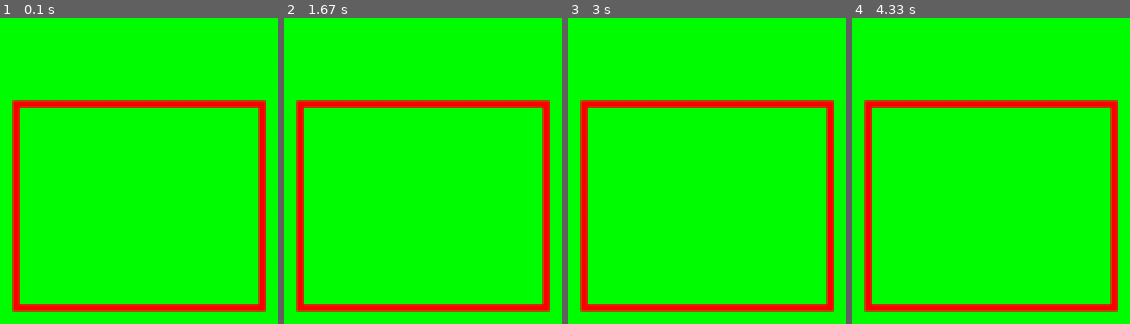
Above: before the commit, frames 1-4 (left to right).
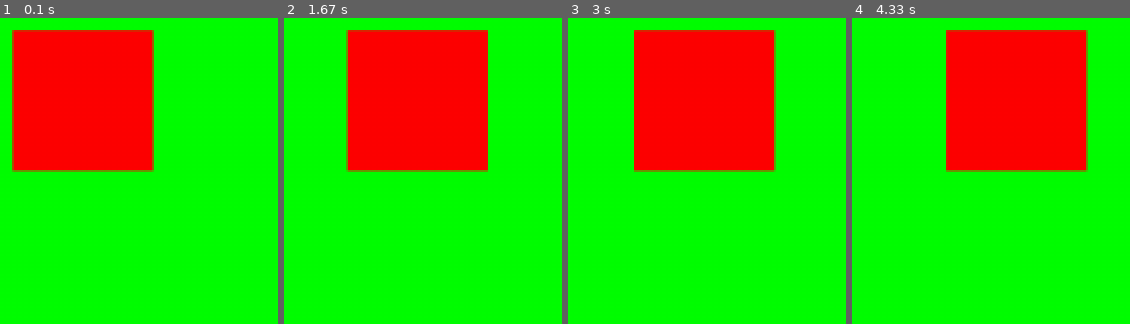
Above: after the commit, the same moments.

Repository: mochinekoo/PyGame_Template
Game: pygame game, started from main.py
Same seed, same stepped clock (60 frames per second), same inputs: the game is played once before the commit and once after it.
Inputs:
- Up to frame 1 (0.1 s): no input
- Up to frame 2 (1.67 s): hold Right 0.33-0.8 s; hold Right 0.83-1.3 s; hold Left from 1.33 s (still down)
- Up to frame 3 (3 s): release Left at 1.87 s; hold Left 1.9-2.3 s; hold Right 2.33-2.97 s
- Up to frame 4 (4.33 s): hold Left 3-3.47 s; hold Right 3.5-3.97 s; hold Right from 4 s (still down)

The runs differ from the first frame. In frame 1, 29% of the frame differs, in the area x 4-96%, y 3-97%; in frame 2, 30%; in frame 3, 30%; in frame 4, 30%.

Commit message:
[add] オブジェクトを追加しました

Diff:
--- a/Manager/SceneManager.py
+++ b/Manager/SceneManager.py
@@ -7,10 +7,10 @@
     sceneMap: dict[str, BaseScene] = {
         "RootScene": RootScene()
     }
-    currentScene: BaseScene = sceneMap["RootScene"]
+    currentScene: BaseScene = None
 
     def __init__(self):
-        pass
+        self.changeScene("RootScene")
 
     def __new__(cls):
         if cls.instance is None:
@@ -30,3 +30,4 @@
         scene = self.sceneMap.get(sceneName)
         if scene is not None:
             self.currentScene = scene
+            self.currentScene.init()
--- /dev/null
+++ b/Object/BaseObject.py
@@ -0,0 +1,24 @@
+from abc import ABC, abstractmethod
+
+class BaseObject(ABC):
+
+    objectName: str = None
+
+    def __init__(self, objectName: str):
+        self.objectName = objectName
+
+    @abstractmethod
+    def init(self):
+        pass
+
+    @abstractmethod
+    def update(self):
+        pass
+
+    @abstractmethod
+    def draw(self):
+        pass
+
+    @abstractmethod
+    def release(self):
+        pass
--- /dev/null
+++ b/Object/TestObject.py
@@ -0,0 +1,34 @@
+import pygame.draw
+from pygame import Rect
+from pygame.constants import K_RIGHT, K_LEFT
+from pygame.math import Vector2
+
+from Object.BaseObject import BaseObject
+from Scene.BaseScene import BaseScene
+from abc import ABC, abstractmethod
+
+class TestObject(BaseObject):
+
+    def __init__(self):
+        super().__init__("TestObject")
+        global location, vector
+        location = Vector2(100, 50)
+        vector = Vector2(1, 0)
+
+    def init(self):
+        pass
+
+    def update(self):
+        keys = pygame.key.get_pressed()
+        if keys[K_LEFT]:
+            location.x -= 1
+        if keys[K_RIGHT]:
+            location.x += 1
+
+
+    def draw(self):
+        screen = pygame.display.get_surface()
+        pygame.draw.rect(screen,(255,0,0), pygame.Rect(location.x, location.y, 100, 100))
+
+    def release(self):
+        pass
--- a/Scene/RootScene.py
+++ b/Scene/RootScene.py
@@ -1,22 +1,26 @@
 import pygame.draw
 
+from Object.TestObject import TestObject
 from Scene.BaseScene import BaseScene
 from abc import ABC, abstractmethod
 
 class RootScene(BaseScene):
 
+    testObj: TestObject = None
+
     def __init__(self):
         super().__init__("RootScene")
 
     def init(self):
-        pass
+        self.testObj = TestObject()
+        self.testObj.init()
 
     def update(self):
         self.sceneCounter += 1
+        self.testObj.update()
 
     def draw(self):
-        screen = pygame.display.get_surface()
-        pygame.draw.rect(screen,(255,0,0),(100,100,180,150),5)
+        self.testObj.draw()
 
     def release(self):
         pass
--- a/main.py
+++ b/main.py
@@ -10,8 +10,6 @@
     instance = None
     keyFlag = False
     screen = None
-    location = Vector2(100, 50)
-    vector = Vector2(1, 0)
 
     def __init__(self):
         pass
@@ -52,8 +50,6 @@
             currentScene.draw()
 
     def update(self):
-        keys = pygame.key.get_pressed()
-
         currentScene = SceneManager.getInstance().getCurrentScene()
         if currentScene is not None:
             currentScene.update()
